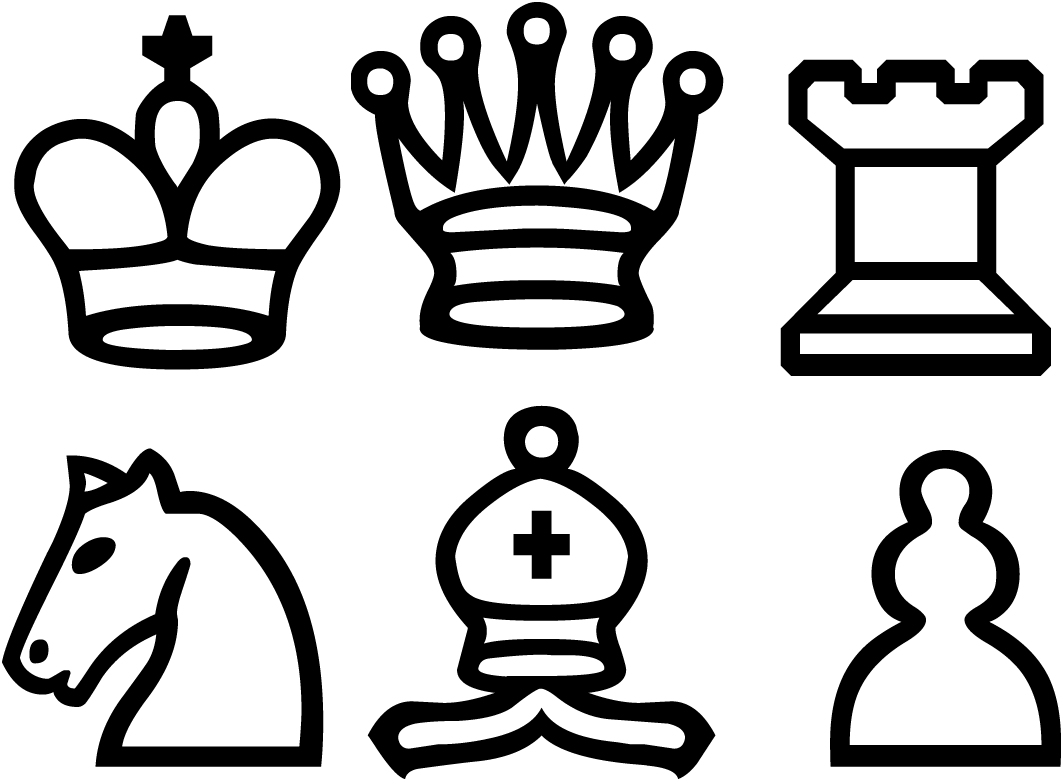
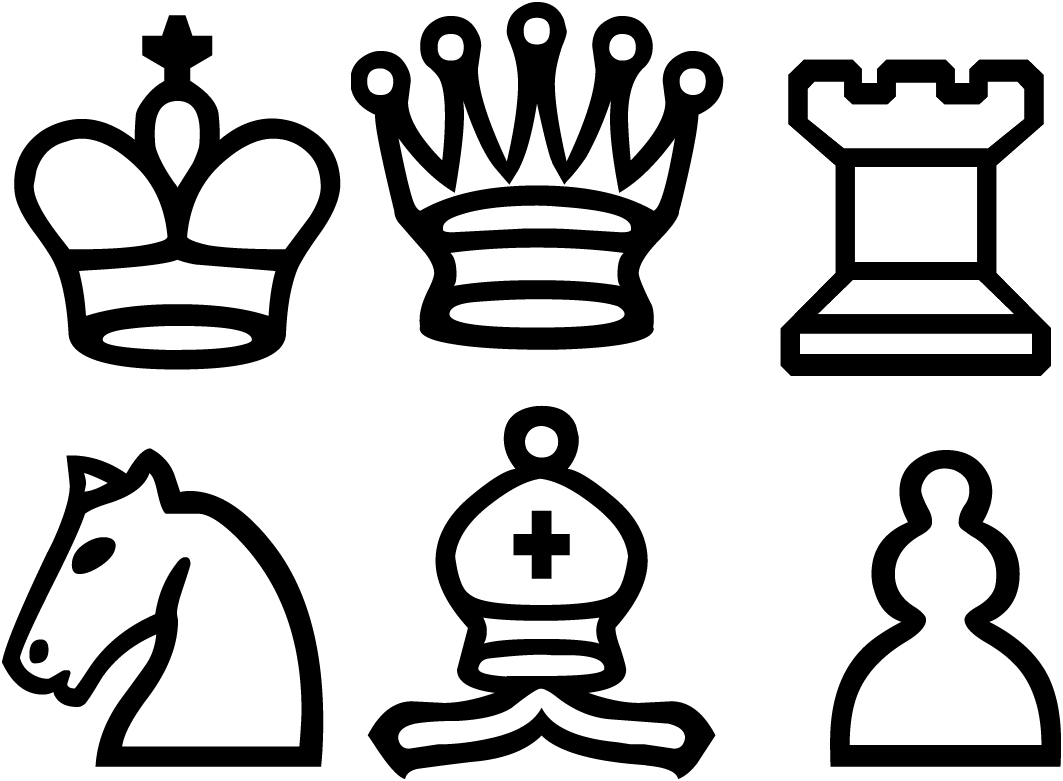
Layers edited between the first and the second 1063px x 781px image:
added layer "rook_icon" above "Background" over [780, 59, 1051, 376]
added layer "Background" over [780, 59, 1051, 376]
